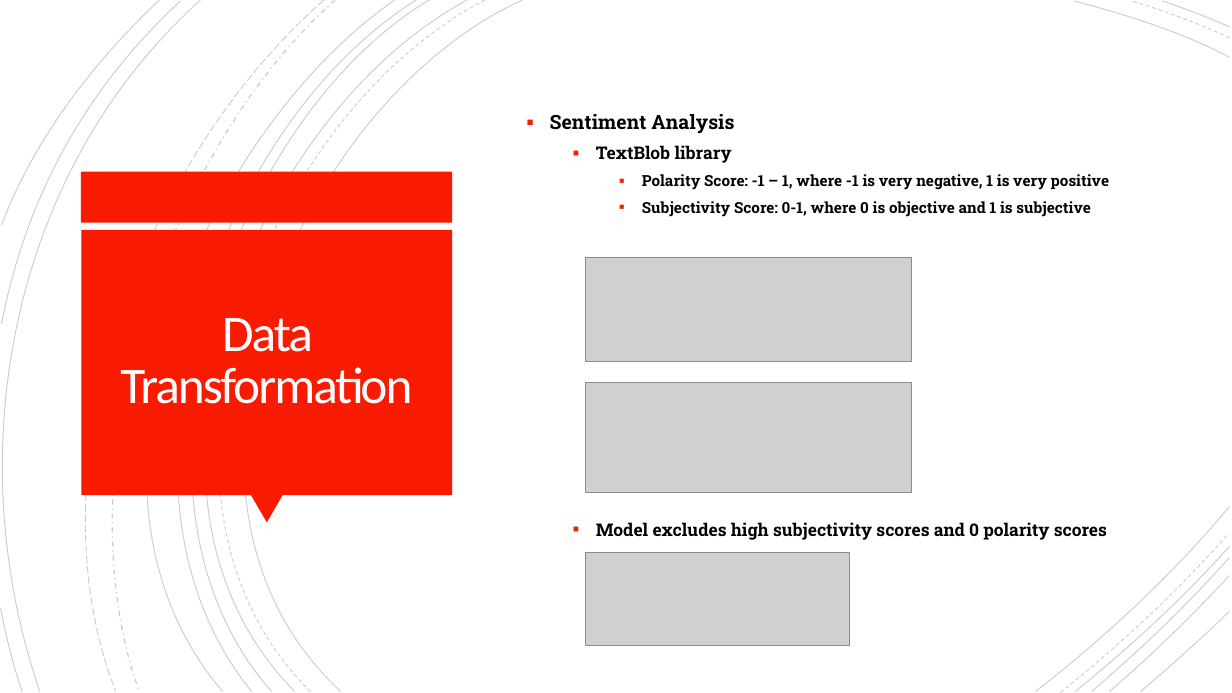
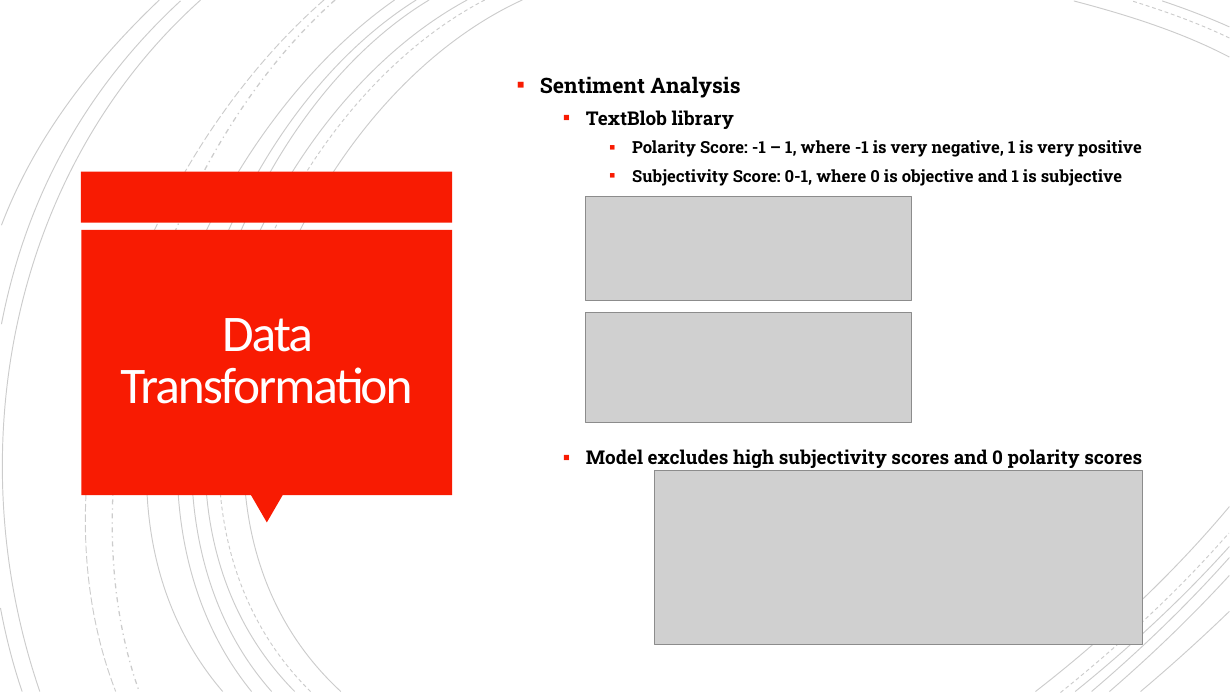
Before and after one commit to davepalazzo/Sentiment_Analysis_S-P_500, a slide deck: slide 5 of Economic_Forecasting.pptx. Drawn at 1232x693 pixels with LibreOffice and Linux fonts; fonts in the diff are those of the drawing; grey boxes stand for pictures. Boxes give left, top, right and bottom in pixels: in the first picture for what was removed or moved away, otherwise in the second. Text is boxed around its words. In the diff, an @@ line names an element or a change of style, - is before the commit and + after.

```diff
--- a/Economic_Forecasting.pptx
+++ b/Economic_Forecasting.pptx
@@ text "Sentiment Analysis": place and size @@
-text "Sentiment Analysis" at [550, 114, 1109, 540]
+text "Sentiment Analysis" at [540, 76, 1142, 468]
@@ text "Sentiment Analysis" at [540, 76, 1142, 468]: size 15.3 to 16.6 pt in "Sentiment Analysis"; size 13.6 to 14.8 pt in "TextBlob library", "Model excludes high subjectivity scores and 0 ..."; size 11.9 to 12.9 pt in "Polarity Score: -1 – 1, where -1 ...", "Subjectivity Score: 0-1, where 0 is objective ..." @@
@@ picture: place and size @@
-picture at [586, 258, 912, 362]
+picture at [586, 196, 912, 300]
@@ picture: place and size @@
-picture at [586, 383, 912, 493]
+picture at [586, 312, 912, 422]
@@ picture: place and size @@
-picture at [586, 553, 849, 647]
+picture at [655, 470, 1142, 644]
```
Also in this commit, not shown: 3 other slides changed, 1 slide added, 1 other file.
